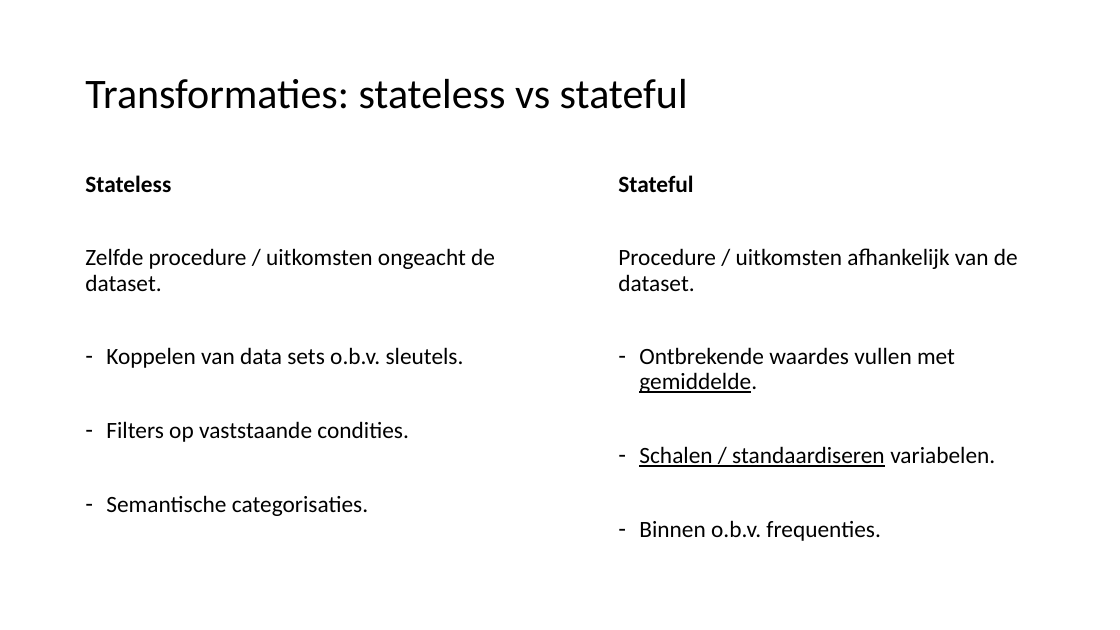
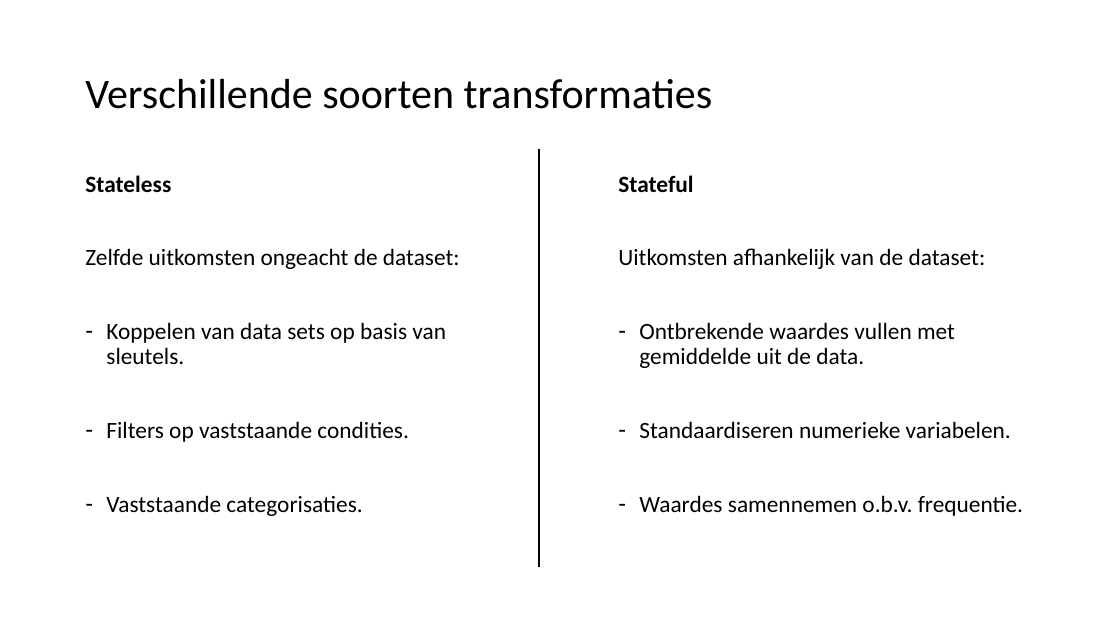
Before and after one commit to LFKoning/knowledge-sharing, a slide deck: slide 25 of sql/terugkom_ochtend/sql_terugkom_ochtend.pptx (slide 9 before the commit). Drawn at 1120x630 pixels with LibreOffice and Linux fonts; fonts in the diff are those of the drawing. Boxes give left, top, right and bottom in pixels: in the first picture for what was removed or moved away, otherwise in the second. Text is boxed around its words. In the diff, an @@ line names an element or a change of style, - is before the commit and + after.

```diff
--- a/sql/terugkom_ochtend/sql_terugkom_ochtend.pptx
+++ b/sql/terugkom_ochtend/sql_terugkom_ochtend.pptx
@@ title at (x1=85, y1=79, x2=713, y2=109): text changed @@
-Transformaties: stateless vs stateful
+Verschillende soorten transformaties
@@ line added from (539, 150) to (539, 568), #000000 1.5 pt @@
@@ text at (x1=85, y1=248, x2=460, y2=364): text changed @@
-Zelfde procedure / uitkomsten ongeacht de dataset.
-– Koppelen van data sets o.b.v. sleutels.
+Zelfde uitkomsten ongeacht de dataset:
+– Koppelen van data sets op basis van sleutels.
@@ text at (x1=618, y1=248, x2=1023, y2=516): text changed @@
-Procedure / uitkomsten afhankelijk van de dataset.
-– Ontbrekende waardes vullen met gemiddelde.
-– Schalen / standaardiseren variabelen.
-– Binnen o.b.v. frequenties.
+Uitkomsten afhankelijk van de dataset:
+– Ontbrekende waardes vullen met gemiddelde uit de data.
+– Standaardiseren numerieke variabelen.
+– Waardes samennemen o.b.v. frequentie.
@@ text at (x1=106, y1=495, x2=362, y2=516): text changed @@
-– Semantische categorisaties.
+– Vaststaande categorisaties.
```
Also in this commit, not shown: 9 other slides changed, 18 slides added, 9 slides removed, 9 other files.
